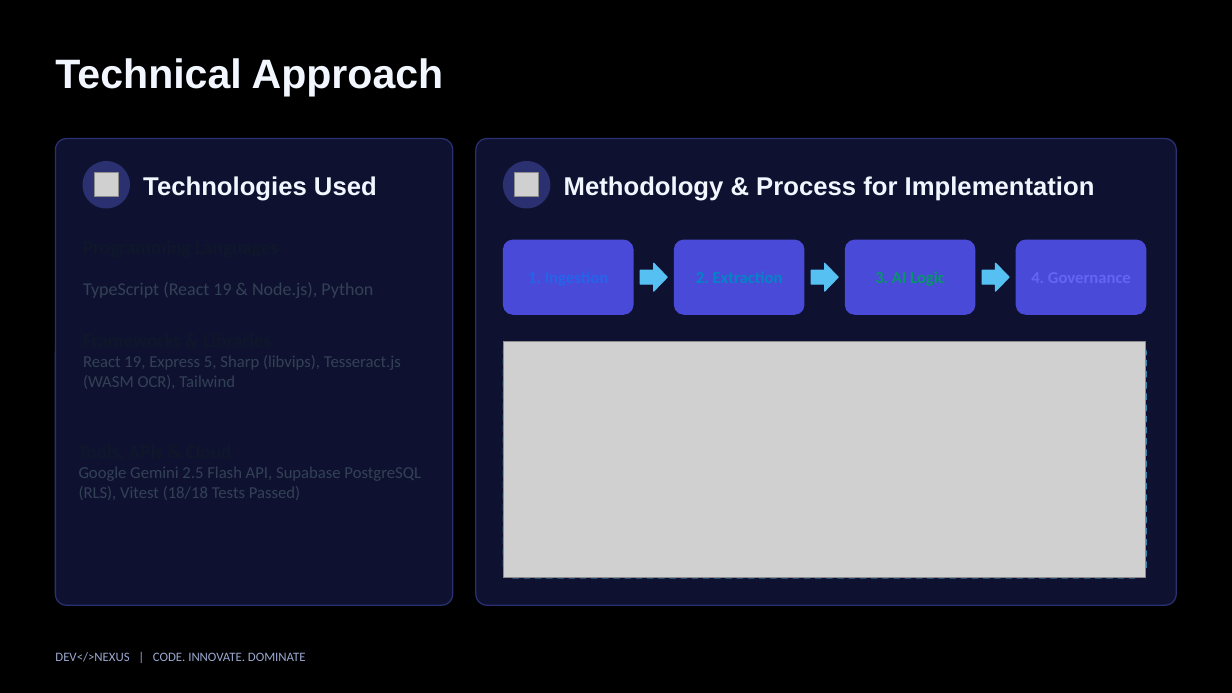
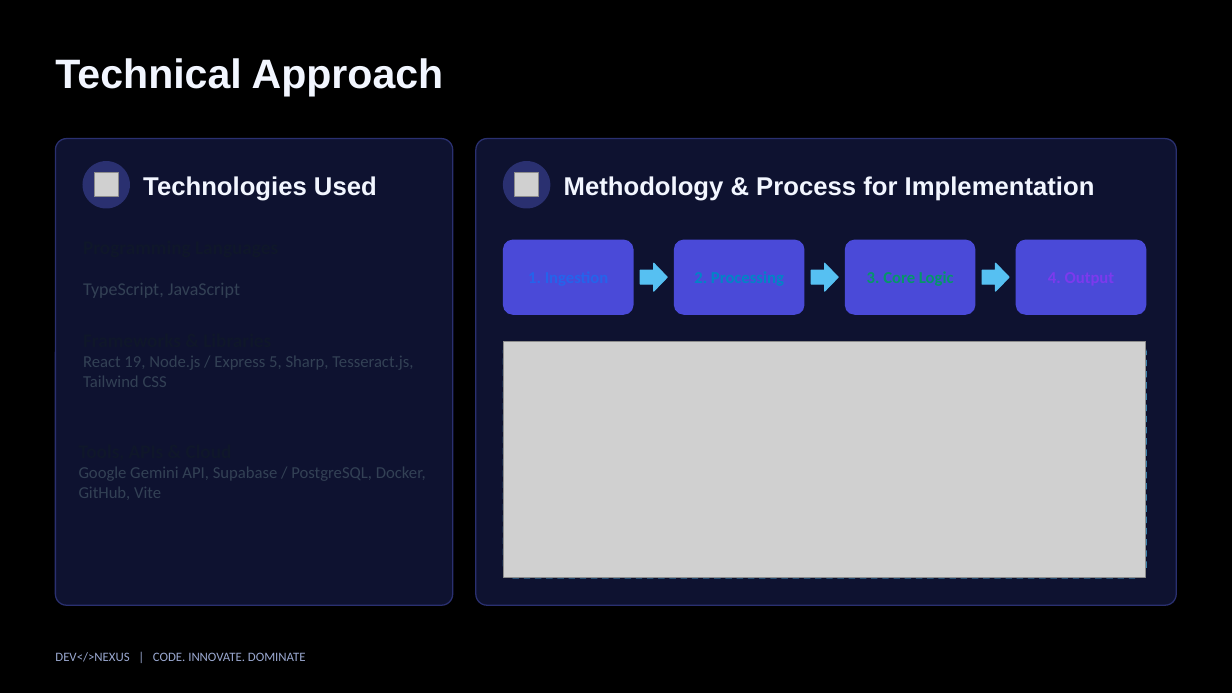
Before and after one commit to ankush-shaw/Hackathon, a slide deck: slide 3 of BrandGuard_AI_Kaccha_Papad_Presentation.pptx. Drawn at 1232x693 pixels with LibreOffice and Linux fonts; fonts in the diff are those of the drawing; grey boxes stand for pictures; background and template pictures are left out. Boxes give left, top, right and bottom in pixels: in the first picture for what was removed or moved away, otherwise in the second. Text is boxed around its words. In the diff, an @@ line names an element or a change of style, - is before the commit and + after.

```diff
--- a/BrandGuard_AI_Kaccha_Papad_Presentation.pptx
+++ b/BrandGuard_AI_Kaccha_Papad_Presentation.pptx
@@ text at (675,240,804,314): text changed @@
-2. Extraction
+2. Processing
@@ text at (1017,240,1146,314): text changed; text colour #6366F1 to #7C3AED @@
-4. Governance
+4. Output
@@ text at (83,283,240,298): text changed @@
-TypeScript (React 19 & Node.js), Python
+TypeScript, JavaScript
@@ text at (867,271,954,286): text changed @@
-3. AI Logic
+3. Core Logic
@@ text at (83,356,413,387): text changed @@
-React 19, Express 5, Sharp (libvips), Tesseract.js (WASM OCR), Tailwind
+React 19, Node.js / Express 5, Sharp, Tesseract.js, Tailwind CSS
@@ text at (79,467,426,498): text changed @@
-Google Gemini 2.5 Flash API, Supabase PostgreSQL (RLS), Vitest (18/18 Tests Passed)
+Google Gemini API, Supabase / PostgreSQL, Docker, GitHub, Vite
```
Also in this commit, not shown: 5 other slides changed, 3 other files.
